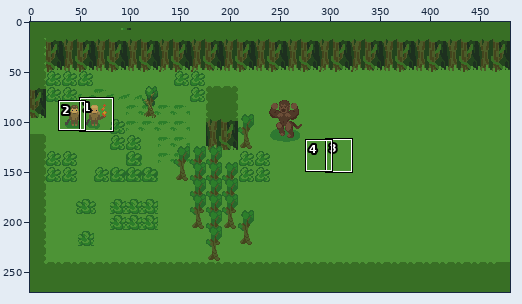
A pixel-art file gets an edit: assets/concept.aseprite. Above, an overview of the earlier version with the close-up marked.
Close-up. Earlier state:
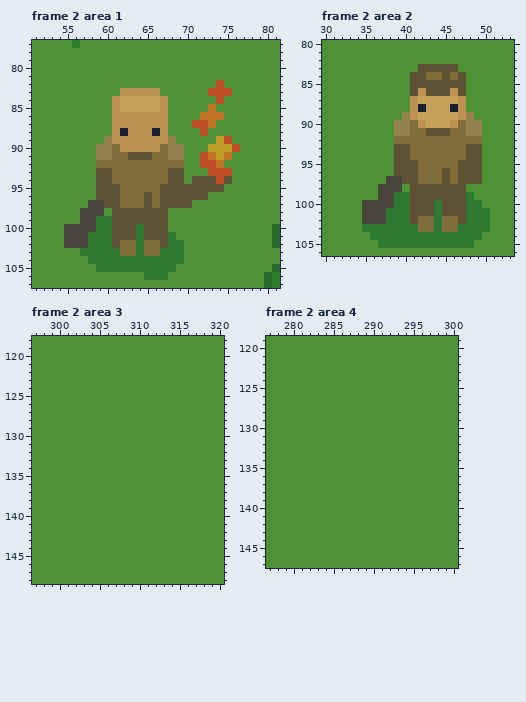
480x270 pixels, 5 frames. Colours within 5 levels of each other are drawn and written as one. Shown: frame 2 area 1: x 51..81, y 77..107; frame 2 area 2: x 30..53, y 80..106; frame 2 area 3: x 297..320, y 118..148; frame 2 area 4: x 277..300, y 119..147. The commit also changed other frames or places, which this record leaves out.
Now the later version:
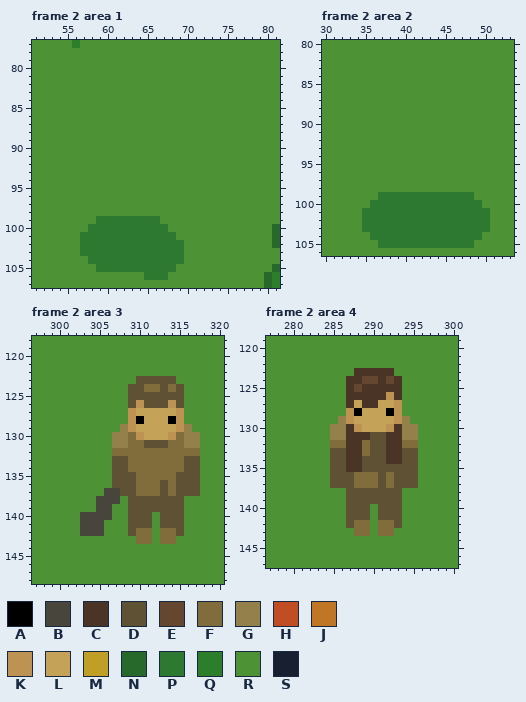
Palette (. is transparent): A #000000  B #48453d  C #493425  D #5f5234  E #654730  F #816d3c  G #93804b  H #c14d25  J #c17625  K #bd9252  L #c4a258  M #c19e25  N #27692b  P #2e7931  Q #2c7e2a  R #4d9336  S #181f30
Difference:
Changed rows in their new state; - is an unchanged pixel.
Frame 2 area 1, layer "Layer 2":
first column x 55:
 82 -------------------R--
 83 -------RRRRR------RRR-
 84 ------RRRRRRR------R--
 85 ------RRRRRRR-----R---
 86 ------RRRRRRR----RRR--
 87 ------RRRRRRR---RRR---
 88 ------RRRRRRR----R----
 89 -----RRRRRRRRR-----RR-
 90 ----RRRRRRRRRRR---RRRR
 91 ----RRRRRRRRRRR--RRRR-
 92 ----RRRRRRRRRRR--RRR--
 93 ----RRRRRRRRRRR---RRR-
 94 ----RRRRRRRRRRR-RRRRR-
 95 ----RRRRRRRRRRRRRRRR--
 96 ----RRRRRRRRRRRRRR----
 97 ---RRRRRRRRRRRRR------
 98 --RRR-RRRRRRR---------
 99 --RR--PPPPPPR---------
100 RRRP--PPP-PPP---------
101 RRP---PPP-PPP---------
102 RRP---PPP-PPP---------
103 -------PP-PP----------
Frame 2 area 2, layer "Layer 2":
first column x 35:
 83 -------RRRRR---
 84 ------RRRRRRR--
 85 ------RRRRRRR--
 86 ------RRRRRRR--
 87 ------RRRRRRR--
 88 ------RRRRRRR--
 89 -----RRRRRRRRR-
 90 ----RRRRRRRRRRR
 91 ----RRRRRRRRRRR
 92 ----RRRRRRRRRRR
 93 ----RRRRRRRRRRR
 94 ----RRRRRRRRRRR
 95 ----RRRRRRRRRRR
 96 ----RRRRRRRRRRR
 97 ---RRRRRRRRRRRR
 98 --RRR-RRRRRRR--
 99 --PP--PPPPPPP--
100 RPPP--PPP-PPP--
101 PPP---PPP-PPP--
102 PPP---PPP-PPP--
103 -------PP-PP---
Frame 2 area 3, layer "Layer 2":
first column x 303:
123 -------DDDDD---
124 ------DDFFDFD--
125 ------DDDDDDD--
126 ------DKDDDKD--
127 ------KLLLLLK--
128 ------KALLLAK--
129 -----GKLLLLLKG-
130 ----GGFKLLLKFGG
131 ----GGFFDDDFFGG
132 ----FFFFFFFFFFF
133 ----DDFFFFFFFDD
134 ----DDFFFFFFFDD
135 ----DDDFFFFFDDD
136 ----DDDFFFDFDDD
137 ---BBDDFFFDFDDD
138 --BBB-DDDDDDD--
139 --BB--DDDDDDD--
140 BBBB--DDD-DDD--
141 BBB---DDD-DDD--
142 BBB---DFF-FFD--
143 -------FF-FF---
Frame 2 area 4, layer "Layer 2":
first column x 285:
123 ---CCCCC---
124 --CCEECEC--
125 --CECCCCC--
126 --CCCCCKC--
127 --CLCCLLK--
128 --KALLLAK--
129 -GKLLLLLKG-
130 GGCKLLLKCGG
131 GGCCCDDCCGG
132 FFCCFDDCCFF
133 DDCCFDDCCDD
134 DDCCDDDCCDD
135 DDCCDDDDDDD
136 DDDFFFDFDDD
137 DDDFFFDFDDD
138 --DDDDDDD--
139 --DDDDDDD--
140 --DDD-DDD--
141 --DDD-DDD--
142 --DFF-FFD--
143 ---FF-FF---
